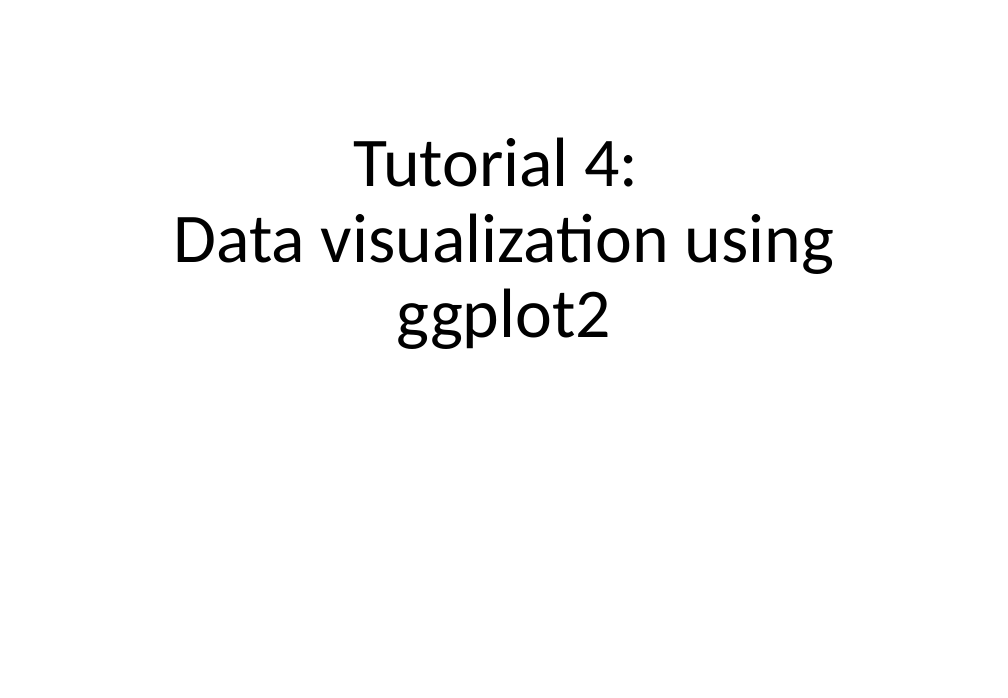
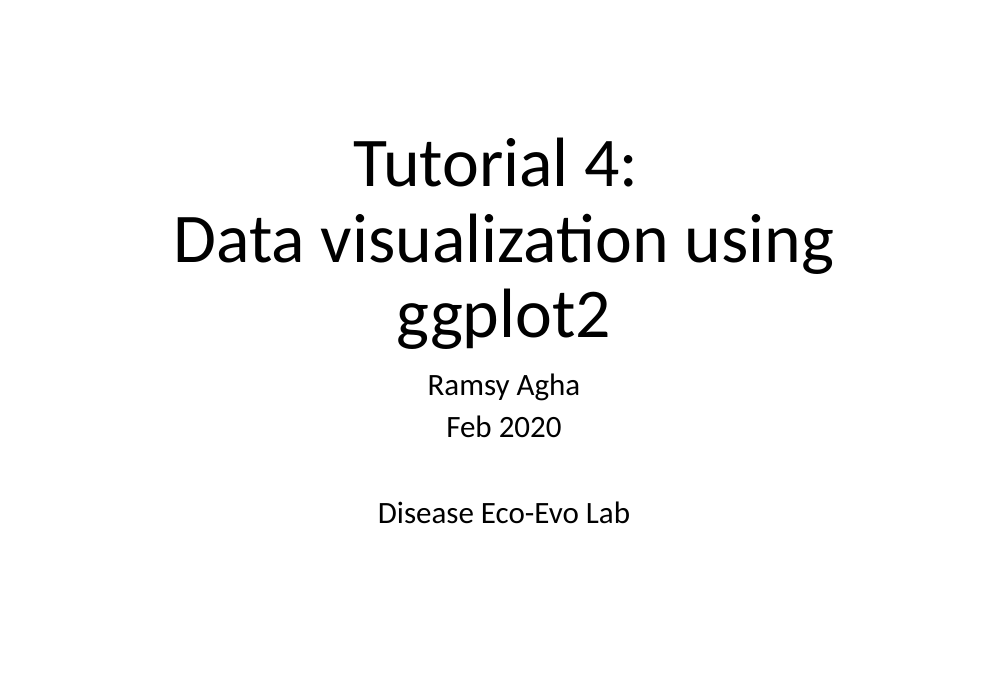
Before and after one commit to ramsyagha/tutorials, a slide deck: slide 43 of Lectures/1_Introduction to R.pptx. Drawn at 1008x698 pixels with LibreOffice and Linux fonts; fonts in the diff are those of the drawing. Boxes give left, top, right and bottom in pixels: in the first picture for what was removed or moved away, otherwise in the second. Text is boxed around its words. In the diff, an @@ line names an element or a change of style, - is before the commit and + after.

```diff
--- a/Lectures/1_Introduction to R.pptx
+++ b/Lectures/1_Introduction to R.pptx
@@ subtitle added at bbox=[378, 373, 630, 524], 24 pt, text #000000 @@
+Ramsy Agha
+Feb 2020
+Disease Eco-Evo Lab
```
Also in this commit, not shown: 7 other slides changed.
